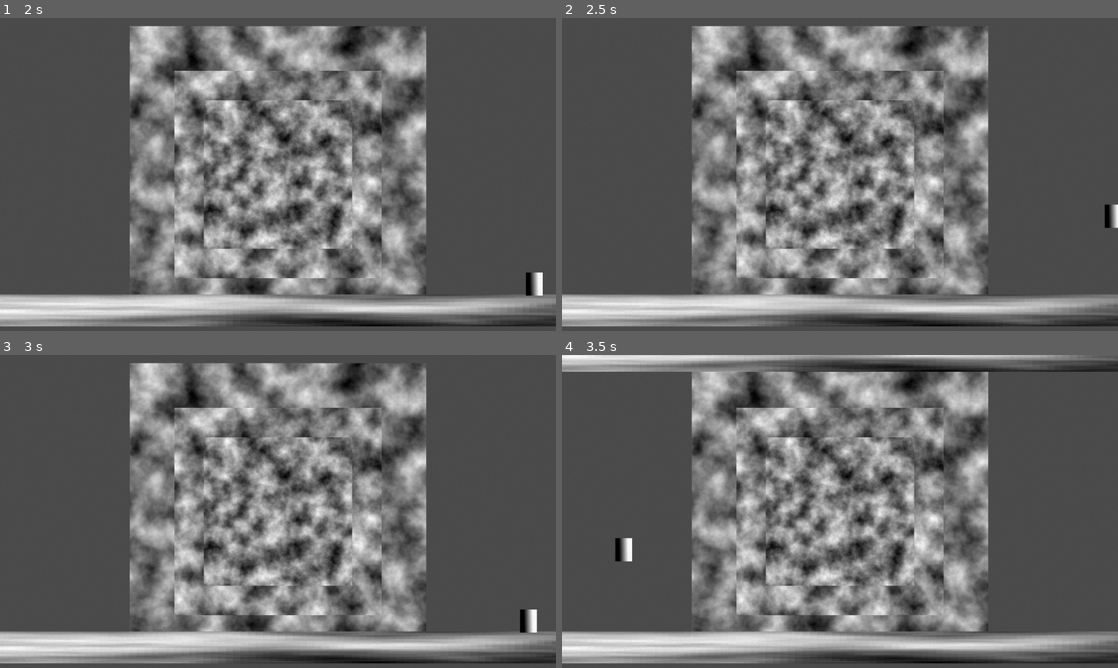
Above: before the commit, frames 1-4 (two rows, left to right).
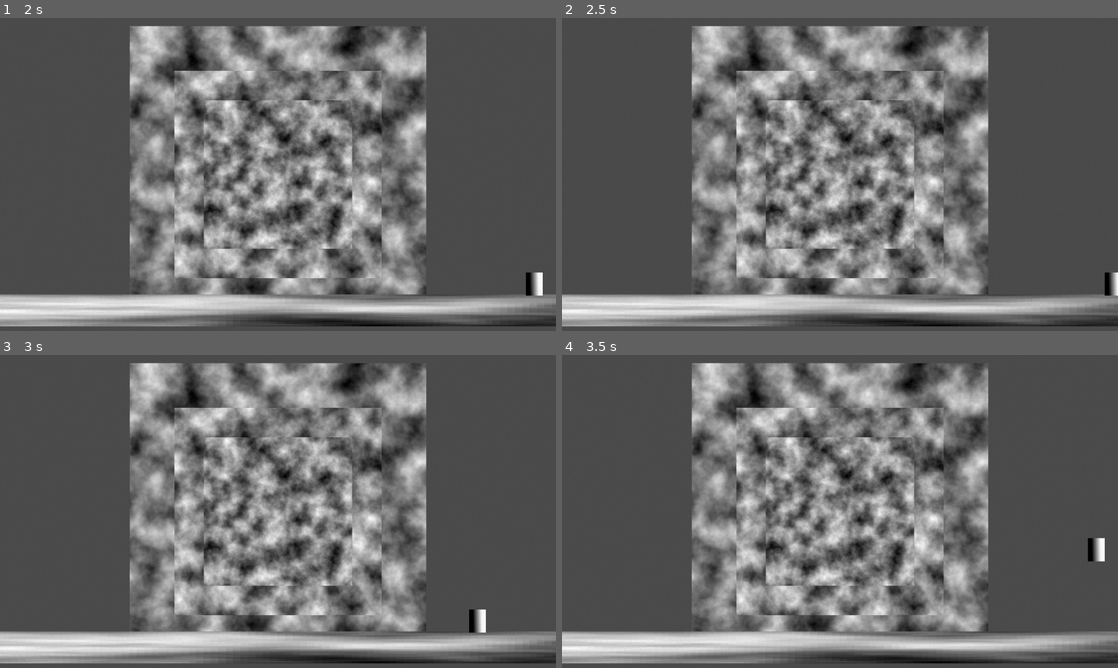
Above: after the commit, the same moments.

Repository: ManechLepage/PlatformerJam
Game: Godot game, scene res://Scenes/main.tscn
The game is run twice, just before and just after one commit, with the same random seed, the same clock (stepped at 60 frames per second) and the same inputs.
Inputs:
- Up to frame 1 (2 s): hold Right (Right) from 0.53 s (still down); tap X (Interact, bound only before the commit) at 0.6, 1.35 s; tap W (Jump) at 0.77, 1.52 s
- Up to frame 2 (2.5 s): release Right (Right) at 2.03 s; hold Left (Left) from 2.03 s (still down); tap Z (Meditate, bound only after the commit) at 2.1 s; tap X (Interact, bound only before the commit) at 2.3 s
- Up to frame 3 (3 s): release Left (Left) at 2.78 s; hold Right (Right) from 2.78 s (still down); tap C (Meditate, bound only before the commit) at 2.85 s
- Up to frame 4 (3.5 s): keep holding Right (Right); tap W (Jump) at 3.02 s; tap X (Interact, bound only before the commit) at 3.05 s

Frame 1 is identical in both runs. In frame 2, 0.3% of the frame differs, in the area x 97-100%, y 59-89%; in frame 3, 0.4%; in frame 4, 4.5%, in the area x 0-100%, y 0-66%.

Commit message:
Revert "changed wash for interact and changed controls"
This reverts commit e2c57f37b3dad0343481b7c8f3bd74d602942ae3.

Diff:
--- a/platformer-jam/Scripts/Player/StateMachine/interact.gd
+++ b/platformer-jam/Scripts/Player/StateMachine/wash.gd
@@ -9,7 +9,7 @@
 	#parent.sprite.play("Idle")
 
 func process_inputs(event):
-	if Input.is_action_just_released("Interact"):
+	if Input.is_action_just_released("Wash"):
 		return idle
 	return null
 
--- a/platformer-jam/project.godot
+++ b/platformer-jam/project.godot
@@ -51,7 +51,7 @@
 "deadzone": 0.2,
 "events": [Object(InputEventKey,"resource_local_to_scene":false,"resource_name":"","device":-1,"window_id":0,"alt_press …(192 unchanged characters)…
 , Object(InputEventKey,"resource_local_to_scene":false,"resource_name":"","device":-1,"window_id":0,"alt_pressed":false …(182 unchanged characters)…
-, Object(InputEventKey,"resource_local_to_scene":false,"reso …(131 unchanged characters)… d":false,"keycode":0,"physical_keycode":90,"key_label":0,"unicode":122,"location":0,"echo":false,"script":null)
+, Object(InputEventKey,"resource_local_to_scene":false,"reso …(131 unchanged characters)… d":false,"keycode":0,"physical_keycode":4194320,"key_label":0,"unicode":0,"location":0,"echo":false,"script":null)
 ]
 }
 Left={
@@ -68,10 +68,10 @@
 }
 Meditate={
 "deadzone": 0.2,
-"events": [Object(InputEventKey,"resource_local_to_scene":fa …(140 unchanged characters)… d":false,"keycode":0,"physical_keycode":67,"key_label":0,"unicode":99,"location":0,"echo":false,"script":null)
+"events": [Object(InputEventKey,"resource_local_to_scene":fa …(140 unchanged characters)… d":false,"keycode":0,"physical_keycode":90,"key_label":0,"unicode":122,"location":0,"echo":false,"script":null)
 ]
 }
-Interact={
+Wash={
 "deadzone": 0.2,
 "events": [Object(InputEventKey,"resource_local_to_scene":false,"resource_name":"","device":-1,"window_id":0,"alt_press …(192 unchanged characters)…
 ]
Renamed: platformer-jam/Scripts/Player/StateMachine/interact.gd.uid -> platformer-jam/Scripts/Player/StateMachine/wash.gd.uid
